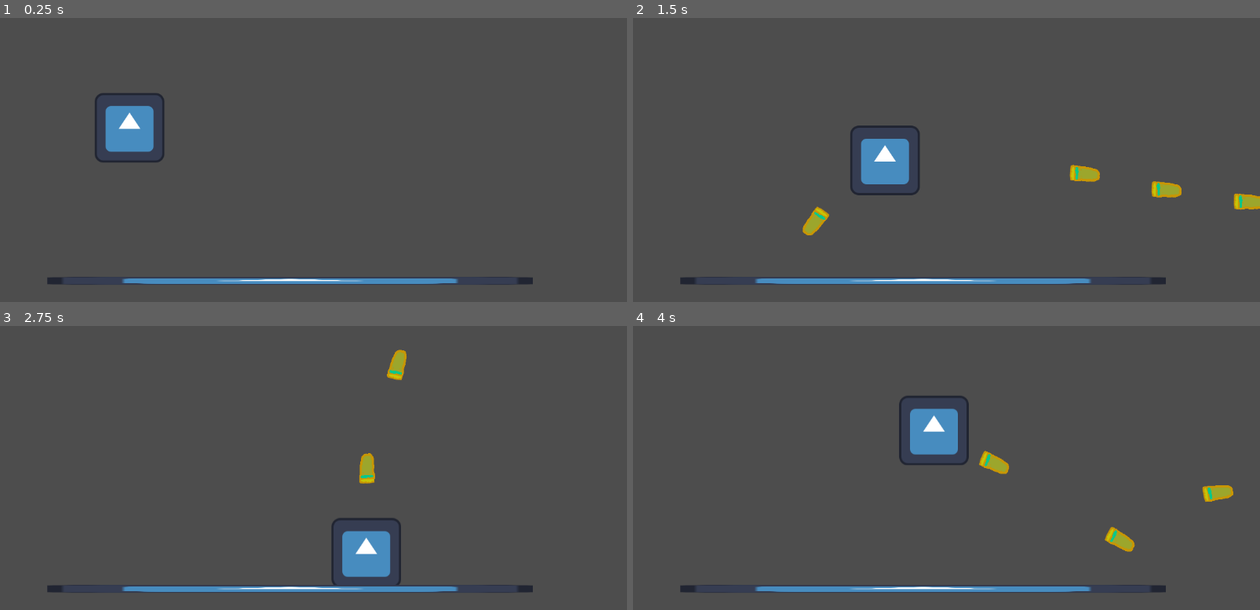
Above: before the commit, frames 1-4 (two rows, left to right).
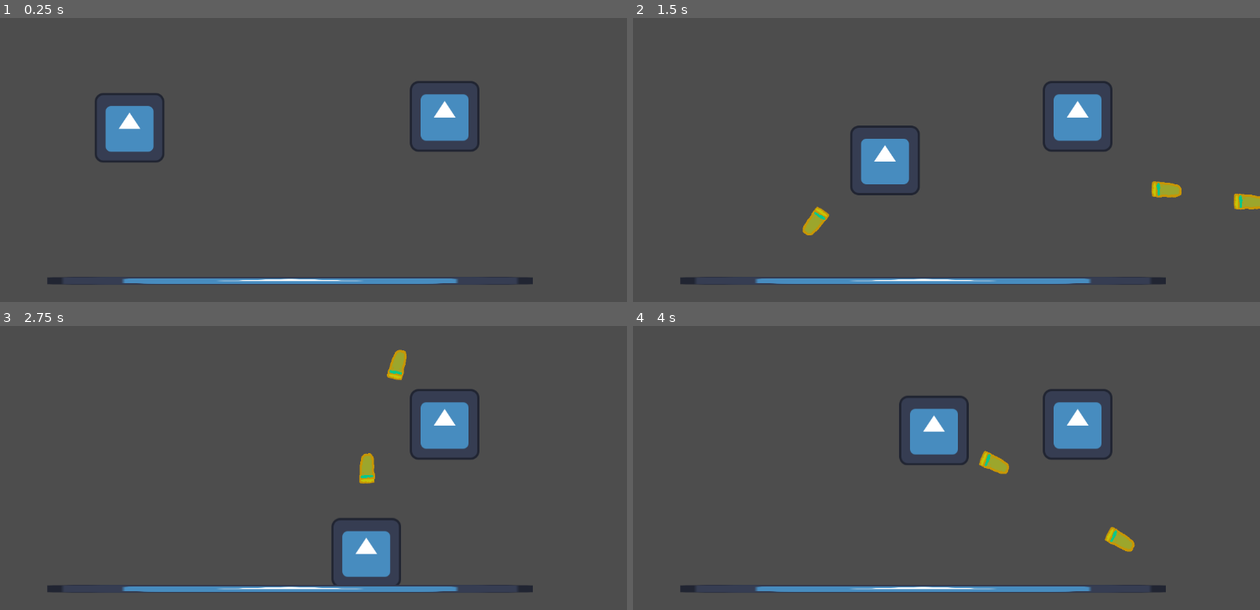
Above: after the commit, the same moments.

Repository: joseph-tighe/ricochet
Game: Godot game, scene res://node_2d.tscn
Two runs of this game, one before a commit and one after it. Both use one fixed random seed, a clock stepped at 60 frames per second and the inputs below. The engine's default icon, where the game draws it, is replaced by a stand-in: a white triangle on a blue panel in a dark square.
Inputs (mouse positions are in pixels of both pictures, inside the frame that each line leads up to):
- Up to frame 1 (0.25 s): no input
- Up to frame 2 (1.5 s): tap Enter at 0.5 s; move the mouse to (1084, 177) at 0.52 s; hold D 0.53-1.28 s; hold Space (shoot) 0.53-1.28 s; move the mouse to (821, 211) at 1.27 s; hold S from 1.28 s (still down); tap Space (shoot) at 1.35 s
- Up to frame 3 (2.75 s): move the mouse to (376, 425) at 2.02 s; release S at 2.03 s; hold D from 2.03 s (still down); hold Space (shoot) from 2.03 s (still down)
- Up to frame 4 (4 s): move the mouse to (915, 573) at 2.77 s; release D at 2.78 s; release Space (shoot) at 2.78 s; hold W 2.78-3.53 s; tap Space (shoot) at 2.85 s; move the mouse to (1134, 556) at 3.52 s; hold A from 3.53 s (still down); hold Space (shoot) from 3.53 s (still down)

The runs differ from the first frame. In frame 1, 1.6% of the frame differs, in the area x 65-77%, y 22-47%; in frame 2, 1.8%, in the area x 65-77%, y 22-58%; in frame 3, 1.6%; in frame 4, 1.8%.

Commit message:
enemy

Diff:
--- a/bullet.tscn
+++ b/bullet.tscn
@@ -1,22 +1,22 @@
-[gd_scene load_steps=4 format=3 uid="uid://drdu42t6gcr5c"]
+[gd_scene load_steps=4 format=3 uid="uid://i4g3objw2vr7"]
 
-[ext_resource type="Script" path="res://test.gd" id="2_2b2rl"]
-[ext_resource type="Texture2D" path="res://Layer 1.png" id="3_t4vbm"]
+[ext_resource type="Script" uid="uid://svahh4dl5eie" path="res://test.gd" id="2_2b2rl"]
+[ext_resource type="Texture2D" uid="uid://c1n5i2sbt8ke4" path="res://Layer 1.png" id="3_t4vbm"]
 
 [sub_resource type="RectangleShape2D" id="RectangleShape2D_2b2rl"]
 size = Vector2(54, 50)
 
-[node name="@Node2D@11" type="Node2D" unique_id=1010595136]
+[node name="_Node2D_11" type="Node2D"]
 
-[node name="CharacterBody2D" type="CharacterBody2D" parent="." unique_id=612888807]
+[node name="CharacterBody2D" type="CharacterBody2D" parent="."]
 script = ExtResource("2_2b2rl")
 
-[node name="CollisionShape2D" type="CollisionShape2D" parent="CharacterBody2D" unique_id=1264491579]
+[node name="CollisionShape2D" type="CollisionShape2D" parent="CharacterBody2D"]
 position = Vector2(3, -5)
 shape = SubResource("RectangleShape2D_2b2rl")
 
-[node name="Sprite2D" type="Sprite2D" parent="CharacterBody2D" unique_id=202154397]
+[node name="Sprite2D" type="Sprite2D" parent="CharacterBody2D"]
 position = Vector2(2, -3)
-rotation = 3.1415927
+rotation = 3.14159
 scale = Vector2(0.05, 0.05)
 texture = ExtResource("3_t4vbm")
--- a/character_body_2d.gd
+++ b/character_body_2d.gd
@@ -4,7 +4,7 @@
 const SPEED = 300.0
 @onready var cooldown_timer: Timer = $CooldownTimer
 var can_shoot := true
-@export var health = 200
+@export var health = 100
 
 func _ready() -> void:
 	cooldown_timer.timeout.connect(_on_cooldown_timer_timeout)
--- /dev/null
+++ b/enemy.gd
@@ -0,0 +1,22 @@
+extends CharacterBody2D
+@export var Bullet : PackedScene
+
+const SPEED = 300.0
+var can_shoot := true
+@export var health = 50
+
+func _ready() -> void:
+	pass
+
+func _physics_process(delta: float) -> void:
+	if health < 0:
+		queue_free()
+
+func shoot():
+	var bullet = Bullet.instantiate()
+	get_tree().current_scene.add_child(bullet)
+	bullet.get_child(0).direction = (get_global_mouse_position()-$Marker2D.global_position).normalized()
+	bullet.global_transform = $Marker2D.global_transform
+	bullet.get_child(0).rotateTowards()
+	bullet.global_position = $Marker2D.global_position \
+		+ 120.0 * (get_global_mouse_position() - $Marker2D.global_position).normalized()
--- a/enemy.tscn
+++ b/enemy.tscn
@@ -1,5 +1,6 @@
-[gd_scene load_steps=3 format=3 uid="uid://bcgvioxq6mx0r"]
+[gd_scene load_steps=4 format=3 uid="uid://bcgvioxq6mx0r"]
 
+[ext_resource type="Script" uid="uid://dcnoxmpruwlrk" path="res://enemy.gd" id="1_4gyqm"]
 [ext_resource type="Texture2D" uid="uid://c01cmjanjkj66" path="res://icon.svg" id="1_7k104"]
 
 [sub_resource type="RectangleShape2D" id="RectangleShape2D_4gyqm"]
@@ -7,7 +8,8 @@
 
 [node name="Node2D" type="Node2D"]
 
-[node name="Enemy" type="CharacterBody2D" parent="." groups=["Enemy"]]
+[node name="Enemy" type="CharacterBody2D" parent="." groups=["enemy"]]
+script = ExtResource("1_4gyqm")
 
 [node name="EnemySprite" type="Sprite2D" parent="Enemy"]
 position = Vector2(0, -1)
--- a/enemy_spawner.gd
+++ b/enemy_spawner.gd
@@ -1,14 +1,13 @@
 extends Node2D
-
 @export var Enemy : PackedScene
 
-# Called when the node enters the scene tree for the first time.
 func _ready() -> void:
+	spawn()
+
+func _physics_process(delta: float) -> void:
+	pass
+
+func spawn():
 	var enemy = Enemy.instantiate()
-	get_tree().current_scene.add_child(enemy)
-	enemy.global_transform = $EnemySpawnerMarker.global_transform
-
-
-# Called every frame. 'delta' is the elapsed time since the previous frame.
-func _process(delta: float) -> void:
-	pass
+	get_tree().current_scene.add_child.call_deferred(enemy)
+	enemy.global_transform = $EnemyMarker1.global_transform
--- a/node_2d.tscn
+++ b/node_2d.tscn
@@ -1,8 +1,10 @@
-[gd_scene format=3 uid="uid://brm8ti1a6l5yl"]
+[gd_scene load_steps=8 format=3 uid="uid://brm8ti1a6l5yl"]
 
 [ext_resource type="Script" uid="uid://ybmqsyq5qadj" path="res://character_body_2d.gd" id="1_wtcfe"]
 [ext_resource type="Texture2D" uid="uid://c01cmjanjkj66" path="res://icon.svg" id="2_0e48y"]
-[ext_resource type="PackedScene" path="res://bullet.tscn" id="2_epypp"]
+[ext_resource type="PackedScene" uid="uid://i4g3objw2vr7" path="res://bullet.tscn" id="2_epypp"]
+[ext_resource type="Script" uid="uid://dolidih4wv8d2" path="res://enemy_spawner.gd" id="4_0hol4"]
+[ext_resource type="PackedScene" uid="uid://bcgvioxq6mx0r" path="res://enemy.tscn" id="5_q6r6c"]
 
 [sub_resource type="RectangleShape2D" id="RectangleShape2D_y32ns"]
 size = Vector2(112, 115)
@@ -10,30 +12,37 @@
 [sub_resource type="RectangleShape2D" id="RectangleShape2D_epypp"]
 size = Vector2(895, 20)
 
-[node name="Scene" type="Node2D" unique_id=869258858]
+[node name="Scene" type="Node2D"]
 
-[node name="CharacterBody2D" type="CharacterBody2D" parent="." unique_id=2102234316 groups=["player"]]
+[node name="CharacterBody2D" type="CharacterBody2D" parent="." groups=["player"]]
 position = Vector2(238, 202)
 script = ExtResource("1_wtcfe")
 Bullet = ExtResource("2_epypp")
 
-[node name="CollisionShape2D" type="CollisionShape2D" parent="CharacterBody2D" unique_id=348054755]
+[node name="CollisionShape2D" type="CollisionShape2D" parent="CharacterBody2D"]
 shape = SubResource("RectangleShape2D_y32ns")
 
-[node name="Sprite2D" type="Sprite2D" parent="CharacterBody2D" unique_id=600423164]
+[node name="Sprite2D" type="Sprite2D" parent="CharacterBody2D"]
 texture = ExtResource("2_0e48y")
 
-[node name="Marker2D" type="Marker2D" parent="CharacterBody2D" unique_id=1905424486]
+[node name="Marker2D" type="Marker2D" parent="CharacterBody2D"]
 
-[node name="CooldownTimer" type="Timer" parent="CharacterBody2D" unique_id=1348425814]
+[node name="CooldownTimer" type="Timer" parent="CharacterBody2D"]
 
-[node name="CharacterBody2D2" type="CharacterBody2D" parent="." unique_id=885130426]
+[node name="CharacterBody2D2" type="CharacterBody2D" parent="."]
 
-[node name="CollisionShape2D" type="CollisionShape2D" parent="CharacterBody2D2" unique_id=1533032233]
+[node name="CollisionShape2D" type="CollisionShape2D" parent="CharacterBody2D2"]
 position = Vector2(532.5, 485)
 shape = SubResource("RectangleShape2D_epypp")
 
-[node name="Sprite2D" type="Sprite2D" parent="CharacterBody2D2" unique_id=38214461]
+[node name="Sprite2D" type="Sprite2D" parent="CharacterBody2D2"]
 position = Vector2(533, 483.5)
 scale = Vector2(6.96875, 0.117188)
 texture = ExtResource("2_0e48y")
+
+[node name="EnemySpawner" type="Node2D" parent="."]
+script = ExtResource("4_0hol4")
+Enemy = ExtResource("5_q6r6c")
+
+[node name="EnemyMarker1" type="Marker2D" parent="EnemySpawner"]
+position = Vector2(817, 182)
--- a/project.godot
+++ b/project.godot
@@ -19,6 +19,11 @@
 config/features=PackedStringArray("4.4", "GL Compatibility")
 config/icon="res://icon.svg"
 
+[global_group]
+
+enemy=""
+player=""
+
 [input]
 
 shoot={
--- a/test.gd
+++ b/test.gd
@@ -13,7 +13,8 @@
 			collider.health -= damage
 			queue_free()
 		elif collider.is_in_group("enemy"):
-			print("Hit enemy")
+			collider.health -= damage
+			queue_free()
 		direction = direction.bounce(collision.get_normal()).normalized()
 		rotateTowards()
 		damage *= 2
Not shown, added: enemy.gd.uid
